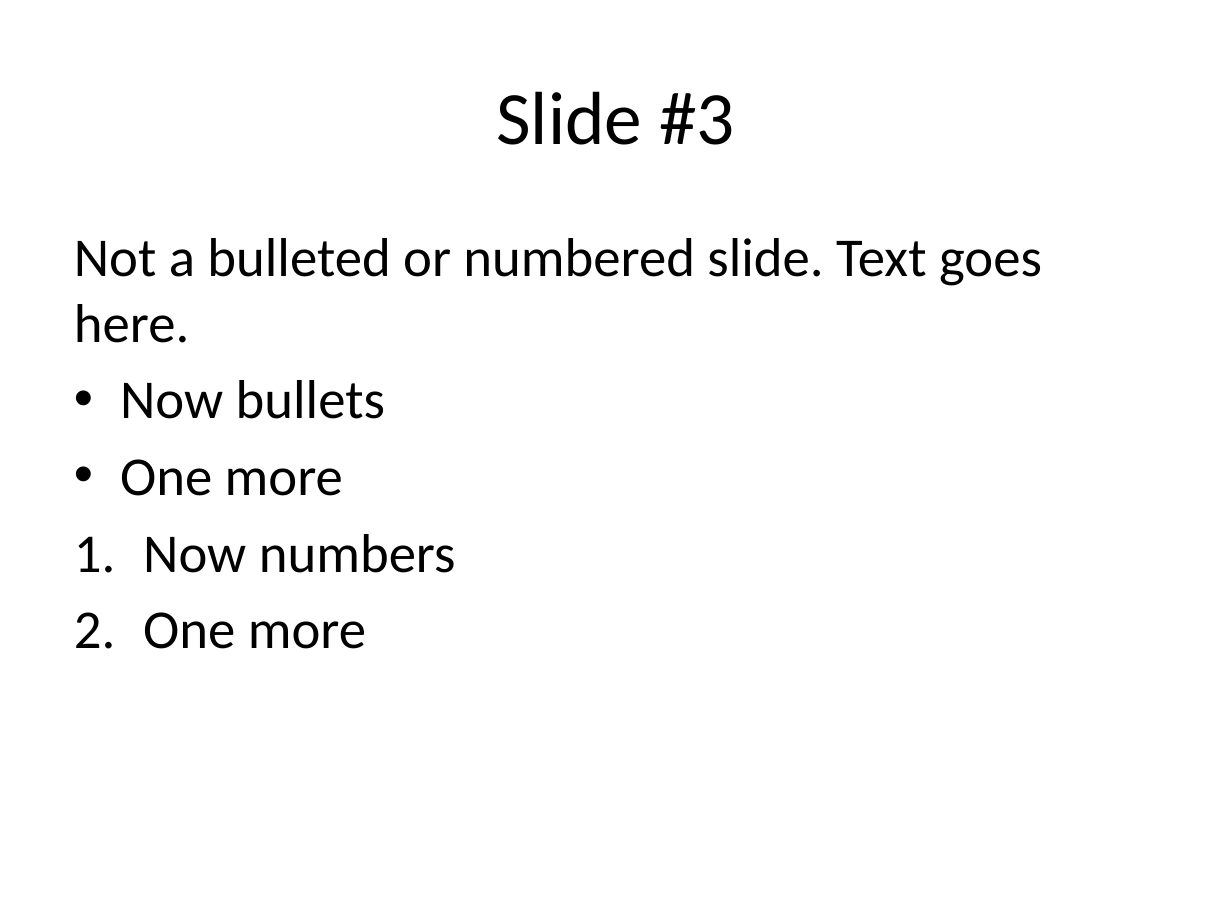
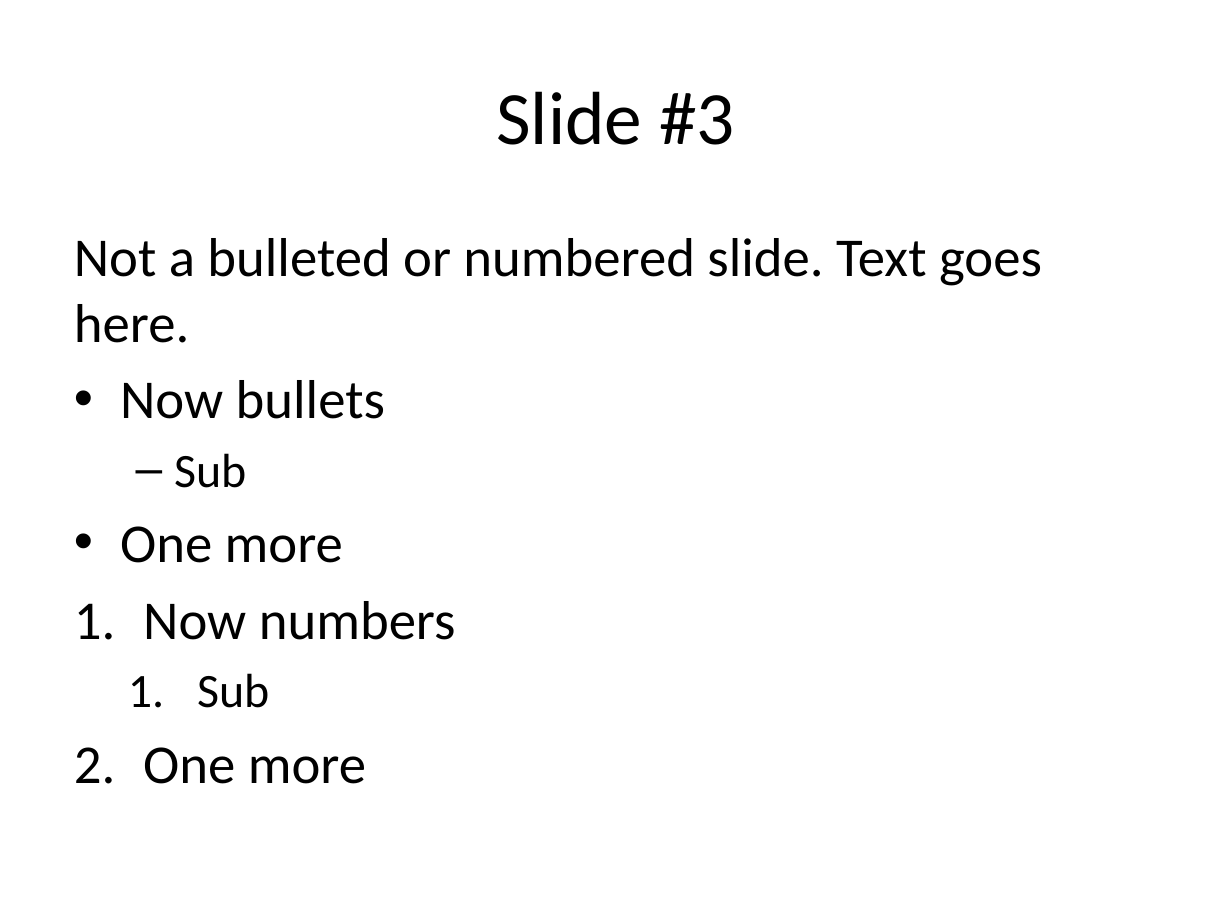
Before and after one commit to mjwhitta/pptxt, a slide deck: slide 4 of test.pptx. Drawn at 1232x924 pixels with LibreOffice and Linux fonts; fonts in the diff are those of the drawing. Boxes give left, top, right and bottom in pixels: in the first picture for what was removed or moved away, otherwise in the second. Text is boxed around its words. In the diff, an @@ line names an element or a change of style, - is before the commit and + after.

```diff
--- a/test.pptx
+++ b/test.pptx
@@ text at (x1=174, y1=453, x2=246, y2=488): paragraph added @@
+  – Sub
@@ text at (x1=197, y1=673, x2=269, y2=708): paragraph added @@
+  1. Sub
```
Also in this commit, not shown: 2 other slides changed, 1 other file.
